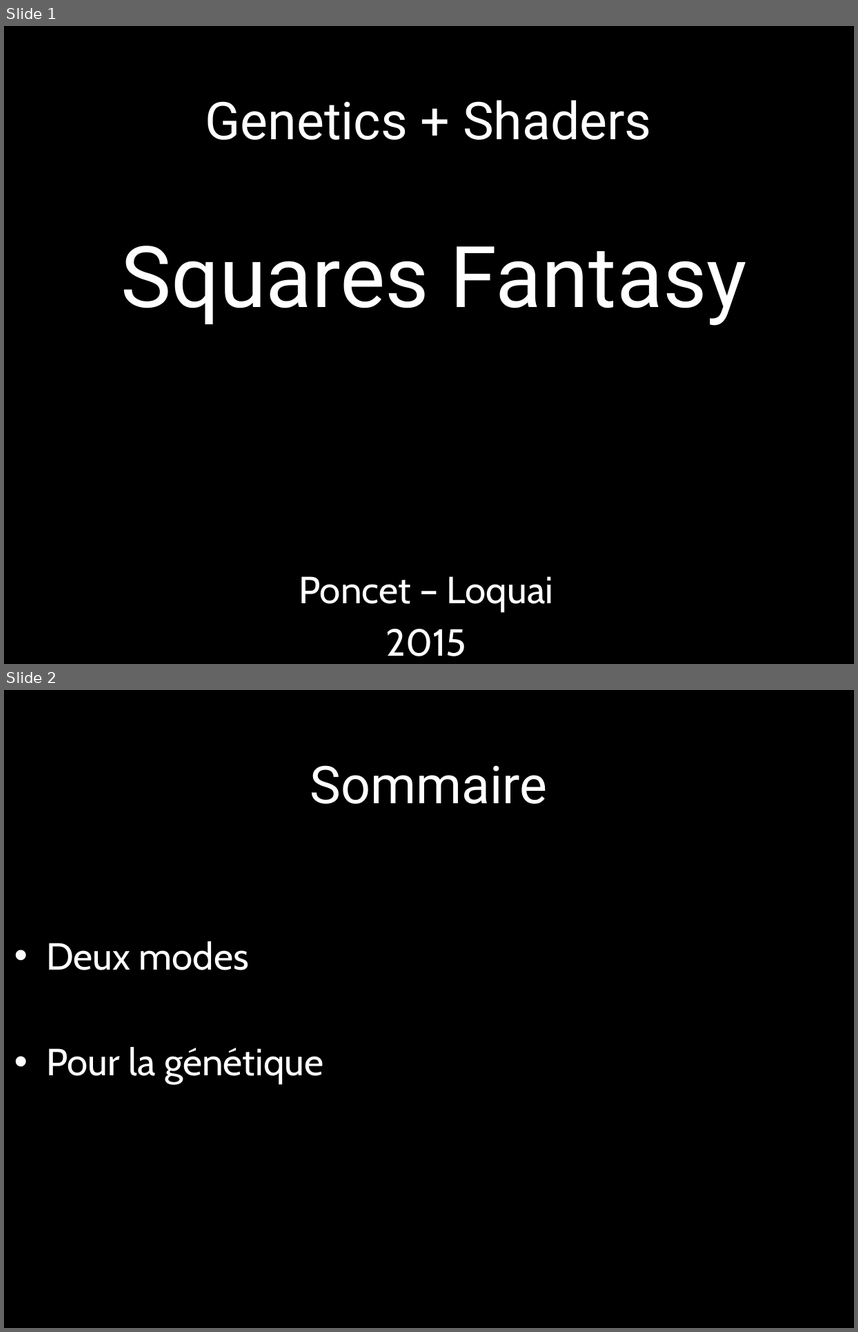
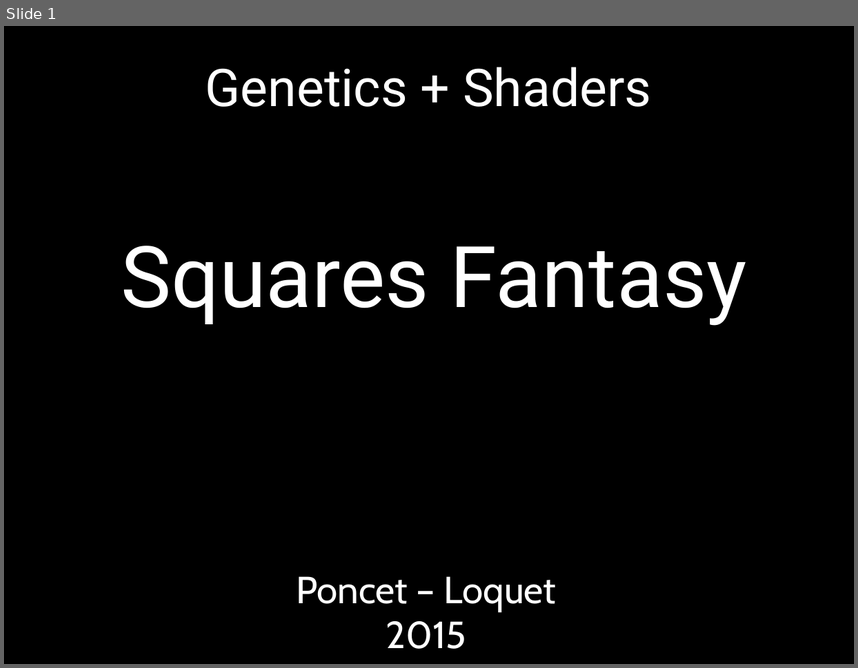
Before and after one commit to tecnop/OpenSticky, a slide deck: DOC/PPT/squared.pptx. Shown one above the other, each under a label of ours: slides 1 and 2 before the commit, slide 1 after it. The pictures are 858x1332 and 858x668 pixels, drawn with LibreOffice and Linux fonts; fonts in the diff are those of the drawing; background and template pictures are left out. Boxes give left, top, right and bottom in pixels: in the first picture for what was removed or moved away, otherwise in the second. Text is boxed around its words. In the diff, an @@ line names an element or a change of style, - is before the commit and + after.

```diff
--- a/DOC/PPT/squared.pptx
+++ b/DOC/PPT/squared.pptx
@@ slide 2 removed at (x1=4, y1=690, x2=854, y2=1328), background #000000 @@
@@ text removed at (x1=310, y1=765, x2=547, y2=804) @@
-Sommaire
@@ text removed at (x1=46, y1=941, x2=323, y2=1084) @@
-• Deux modes
-• Pour la génétique
@@ slide 1 changed as well @@
@@ title "Genetics + Shaders" at (x1=205, y1=67, x2=652, y2=107): vertical alignment middle to top @@
@@ subtitle at (x1=296, y1=576, x2=557, y2=611): text changed @@
-Poncet – Loquai
+Poncet – Loquet
```
Also in this commit, not shown: 9 slides added, 7 other slides removed, 4 other files.
